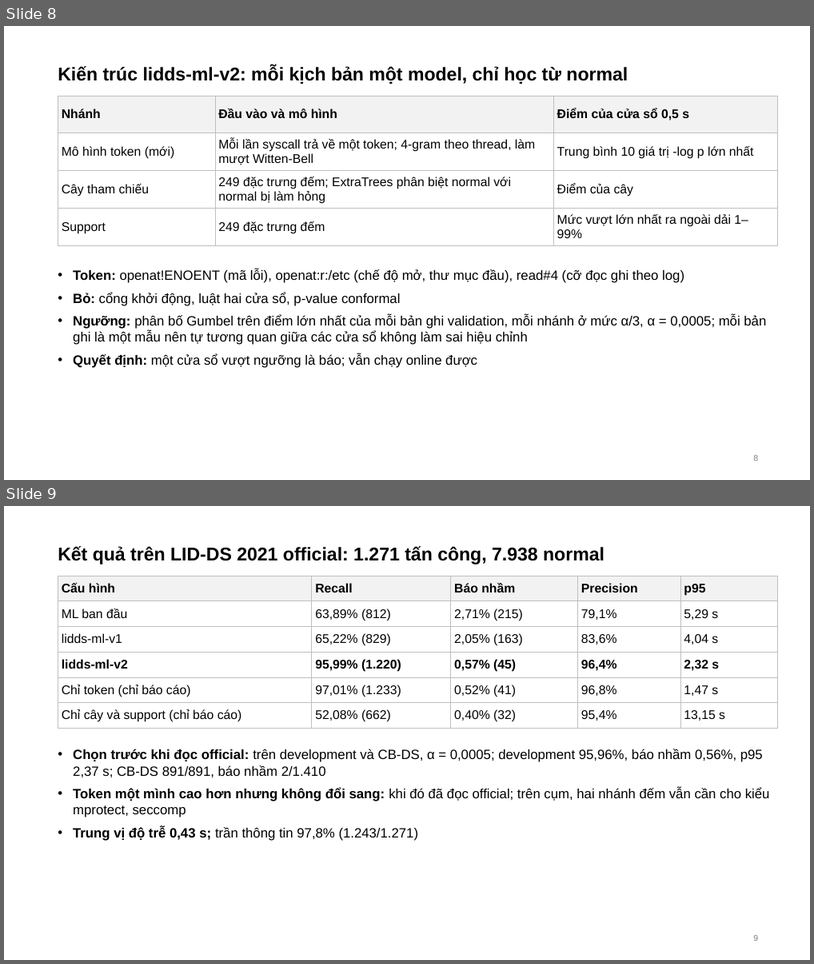
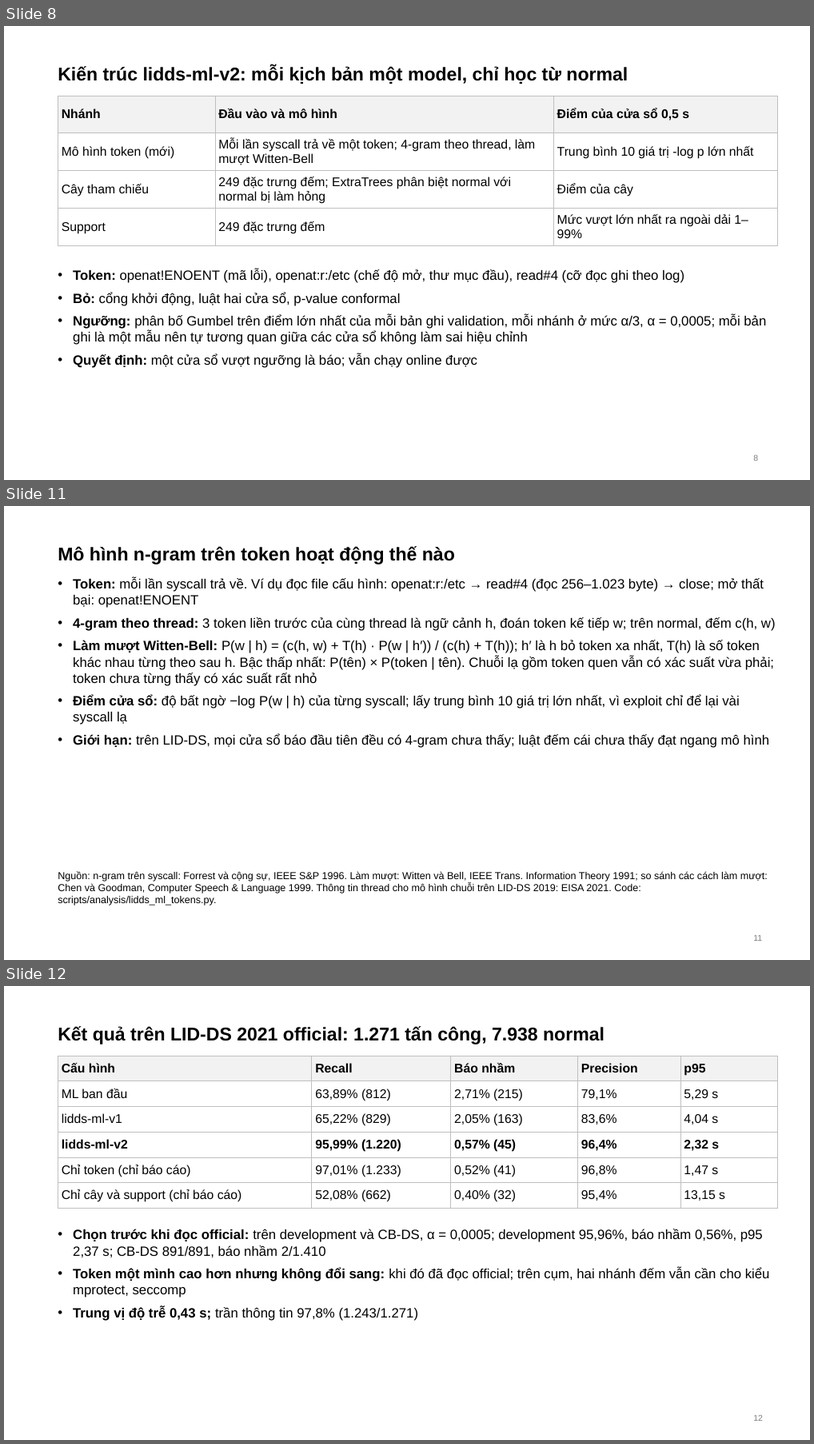
Before and after one commit to tndat-dev/eBPF-project, a slide deck: docs/Slide-runtime_security(06_11).pptx. Shown one above the other, each under a label of ours: slides 8 and 9 before the commit, slides 8, 11 and 12 after it; the slides between them are not shown. The pictures are 814x964 and 814x1444 pixels, drawn with LibreOffice and Linux fonts; fonts in the diff are those of the drawing. Boxes give left, top, right and bottom in pixels: in the first picture for what was removed or moved away, otherwise in the second. Text is boxed around its words. In the diff, an @@ line names an element or a change of style, - is before the commit and + after.

Commit message:
Meeting 06/11: how the old ML stable differs from lidds-ml-v2, what each step adds from 65 % to 96 % (development, with receipts), and how the token n-gram works (Witten-Bell, sources); slides inserted into the owner's edited deck; no "luận văn" in the report or slides

```diff
--- a/docs/Slide-runtime_security(06_11).pptx
+++ b/docs/Slide-runtime_security(06_11).pptx
@@ slide 11 added at <box>4,506,810,960</box>, background #FFFFFF @@
@@ title added at <box>58,546,455,564</box>, 22 pt, text #000000, bold @@
+Mô hình n-gram trên token hoạt động thế nào
@@ text added at <box>73,578,776,748</box>, 16 pt, text #000000 @@
+• Token: mỗi lần syscall trả về. Ví dụ đọc file cấu hình: openat:r:/etc → read#4 (đọc 256–1.023 byte) → close; mở thất bại: openat!ENOENT
+• 4-gram theo thread: 3 token liền trước của cùng thread là ngữ cảnh h, đoán token kế tiếp w; trên normal, đếm c(h, w)
+• Làm mượt Witten-Bell: P(w | h) = (c(h, w) + T(h) · P(w | h′)) / (c(h) + T(h)); h′ là h bỏ token xa nhất, T(h) là số token khác nhau từng theo sau h. Bậc thấp nhất: P(tên) × P(token | tên). Chuỗi lạ gồm token quen vẫn có xác suất vừa phải; token chưa từng thấy có xác suất rất nhỏ
+• Điểm cửa sổ: độ bất ngờ −log P(w | h) của từng syscall; lấy trung bình 10 giá trị lớn nhất, vì exploit chỉ để lại vài syscall lạ
+• Giới hạn: trên LID-DS, mọi cửa sổ báo đầu tiên đều có 4-gram chưa thấy; luật đếm cái chưa thấy đạt ngang mô hình
@@ text added at <box>58,871,768,905</box>, 12 pt, text #000000 @@
+Nguồn: n-gram trên syscall: Forrest và cộng sự, IEEE S&P 1996. Làm mượt: Witten và Bell, IEEE Trans. Information Theory 1991; so sánh các cách làm mượt: Chen và Goodman, Computer Speech & Language 1999. Thông tin thread cho mô hình chuỗi trên LID-DS 2019: EISA 2021. Code: scripts/analysis/lidds_ml_tokens.py.
@@ page number added at <box>754,935,762,940</box>, 10 pt, text #7F7F7F @@
+11
@@ what was slide 9 is now slide 12 @@
@@ page number at <box>754,1415,763,1420</box>: text changed @@
-9
+12
```
Also in this commit, not shown: 2 slides changed, 2 other slides added, 3 other files.
